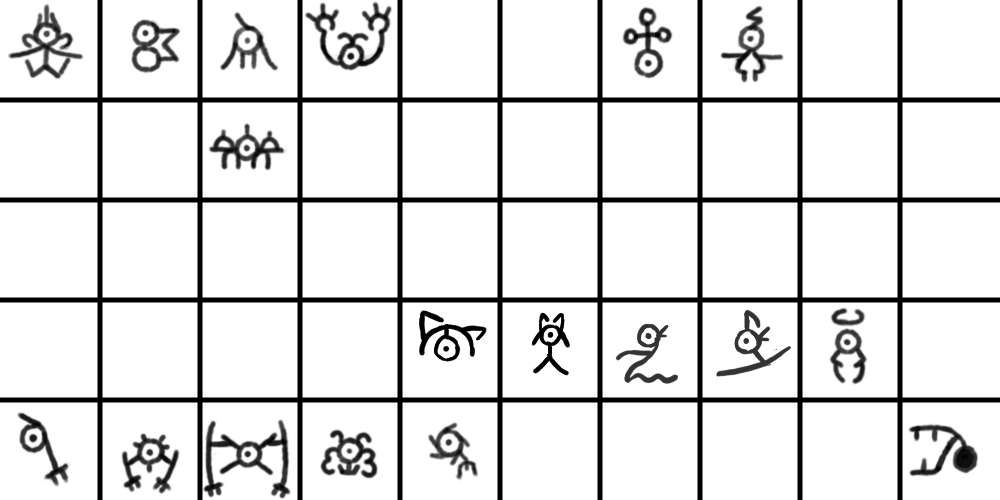
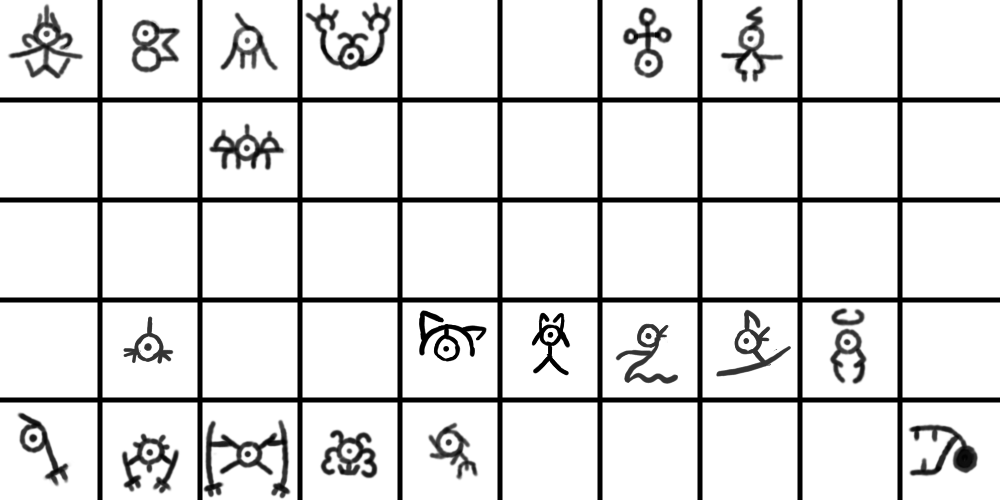
Before/after of a 1000x500 layered artwork. What changed in the layer stack:
painted on "Paint Layer 1" over [123, 316, 174, 364]
